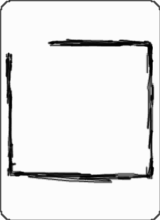
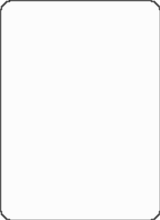
Two versions of the same layered image (160x220). Layer-by-layer changes:
renamed "b #1" to "FRAME", hid it, painted on it over [5, 38, 155, 184]
